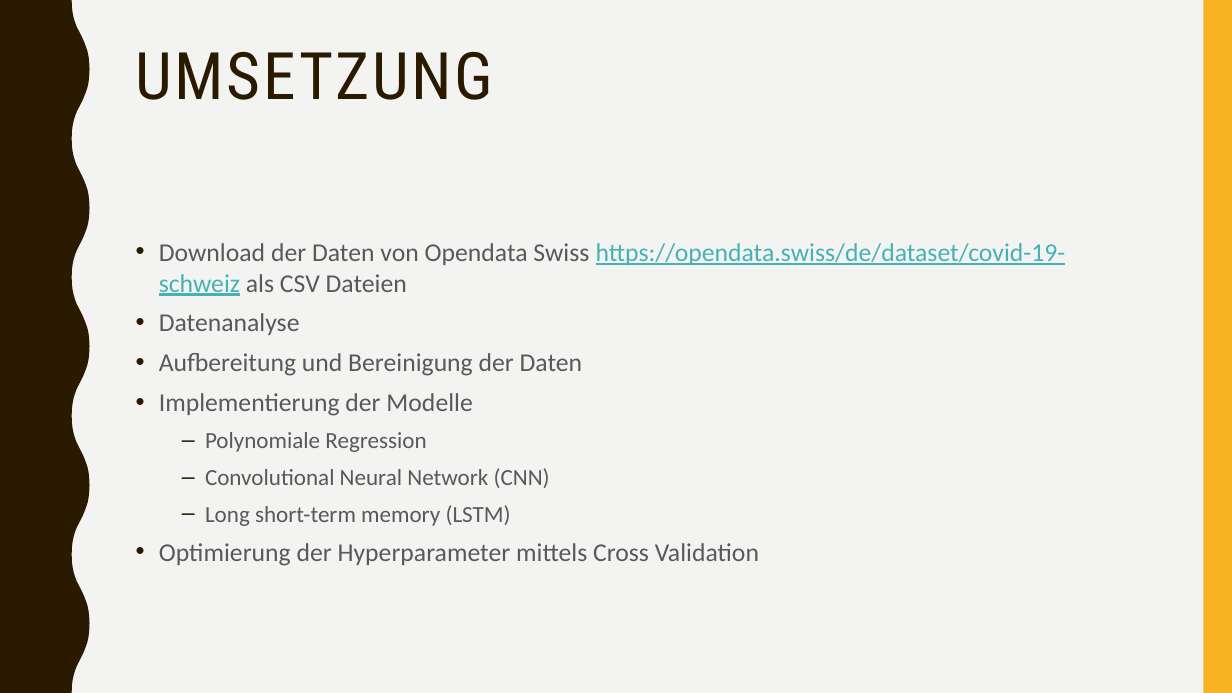
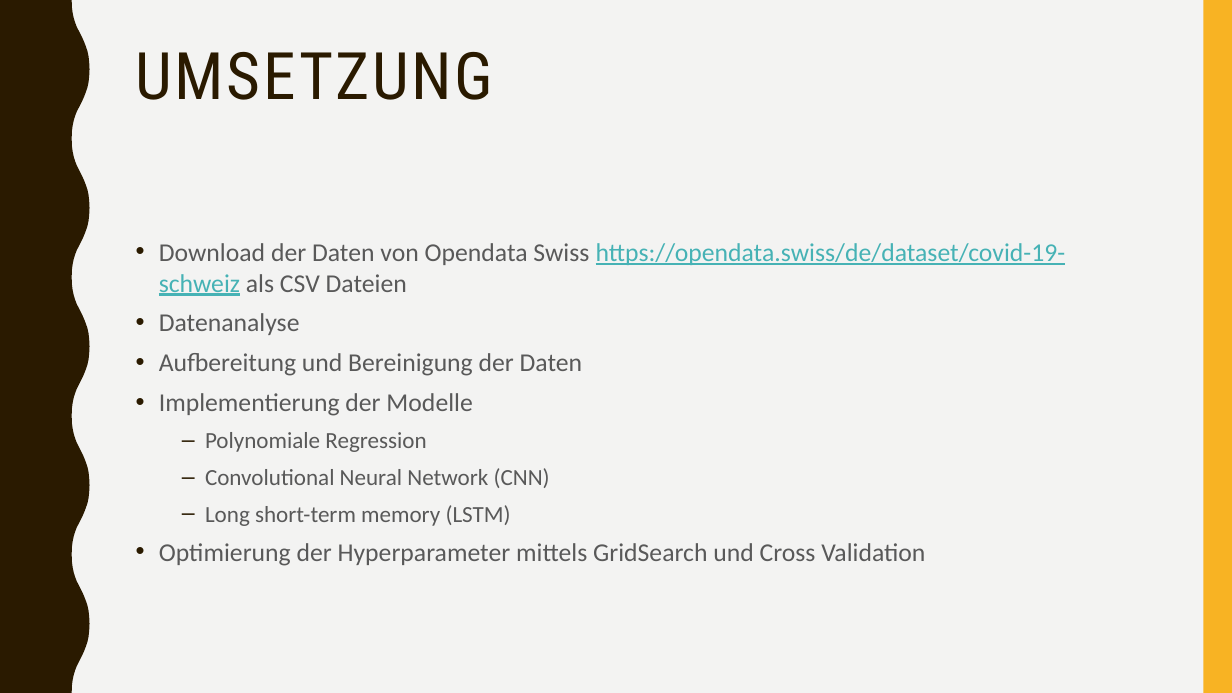
Before and after one commit to maggi71/ml-corona, a slide deck: slide 5 of resources/documentation/Abschlusspraesentation.pptx. Drawn at 1232x693 pixels with LibreOffice and Linux fonts; fonts in the diff are those of the drawing. Boxes give left, top, right and bottom in pixels: in the first picture for what was removed or moved away, otherwise in the second. Text is boxed around its words. In the diff, an @@ line names an element or a change of style, - is before the commit and + after.

```diff
--- a/resources/documentation/Abschlusspraesentation.pptx
+++ b/resources/documentation/Abschlusspraesentation.pptx
@@ text at (159,543,925,566): text changed @@
-• Optimierung der Hyperparameter mittels Cross Validation
+• Optimierung der Hyperparameter mittels GridSearch und Cross Validation
```
Also in this commit, not shown: 7 other slides changed, 1 other file.
